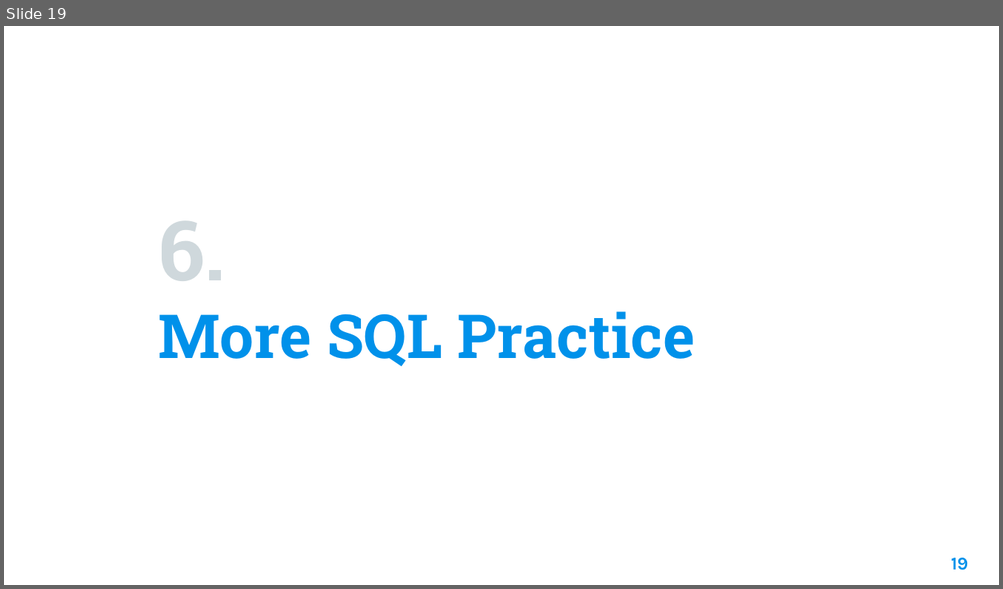
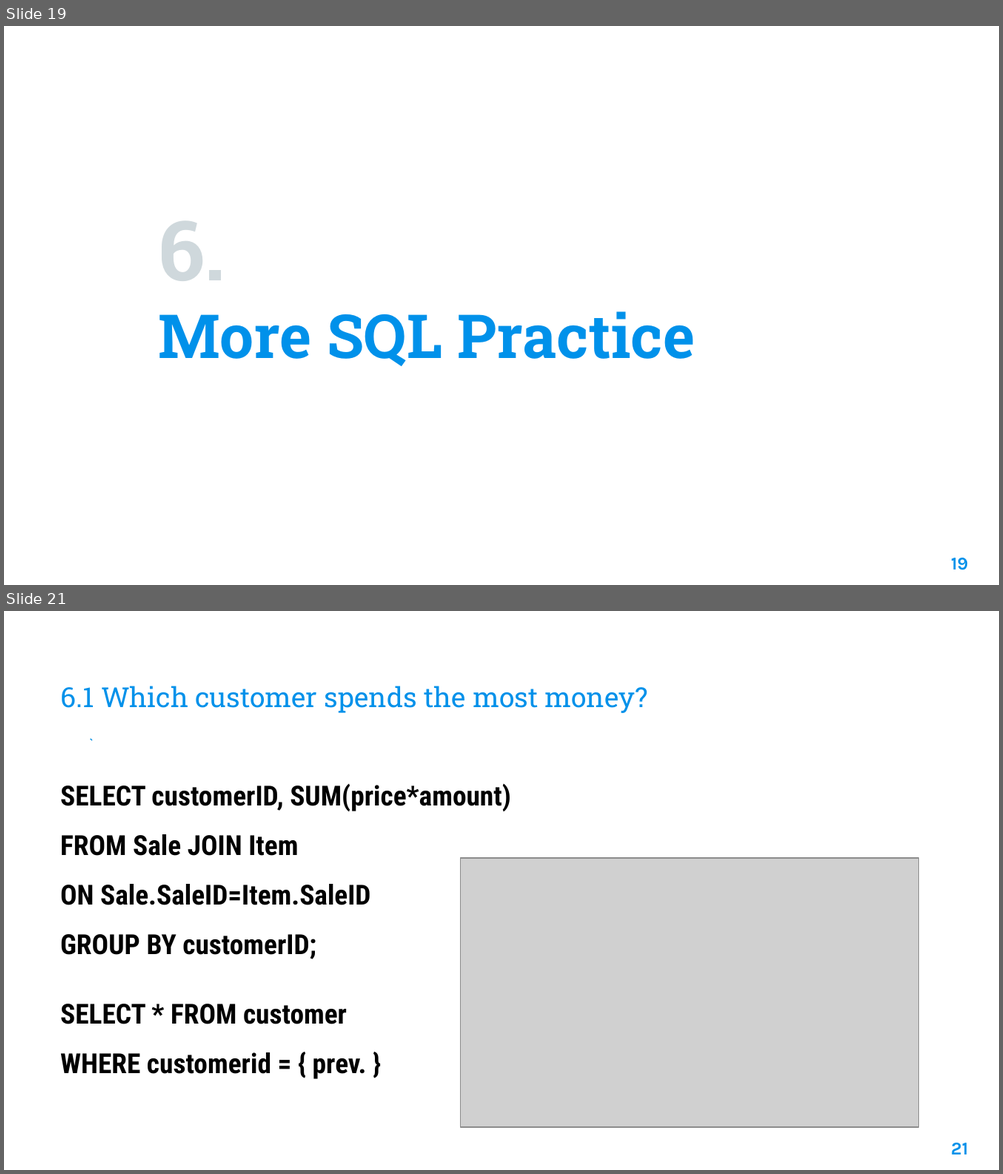
Before and after one commit to BrianChen0527/postgreSQL, a slide deck: ASUS_SQL/DBMS presentation.pptx. Shown one above the other, each under a label of ours: slide 19 before the commit, slides 19 and 21 after it; the slides between them are not shown. The pictures are 1003x589 and 1003x1174 pixels, drawn with LibreOffice and Linux fonts; fonts in the diff are those of the drawing; grey boxes stand for pictures; background and template pictures are left out. Boxes give left, top, right and bottom in pixels: in the first picture for what was removed or moved away, otherwise in the second. Text is boxed around its words. In the diff, an @@ line names an element or a change of style, - is before the commit and + after.

```diff
--- a/ASUS_SQL/DBMS presentation.pptx
+++ b/ASUS_SQL/DBMS presentation.pptx
@@ slide 21 added at bbox=[4, 611, 999, 1170], background picture (left out) @@
@@ title added at bbox=[60, 686, 648, 713], 20 pt, text #0091EA @@
+6.1 Which customer spends the most money?
@@ line added from (93, 741) to (91, 739), #008EE5 0.75 pt @@
@@ text added at bbox=[60, 784, 511, 1079], 20 pt, text #000000, bold @@
+SELECT customerID, SUM(price*amount)
+FROM Sale JOIN Item
+ON Sale.SaleID=Item.SaleID
+GROUP BY customerID;
+SELECT * FROM customer
+WHERE customerid = { prev. }
@@ picture added at bbox=[461, 857, 918, 1128] @@
@@ page number added at bbox=[950, 1143, 967, 1155], 13 pt, text #0091EA, bold @@
+21
```
Also in this commit, not shown: 5 slides changed, 2 other slides added, 1 slide removed, 12 other files.
